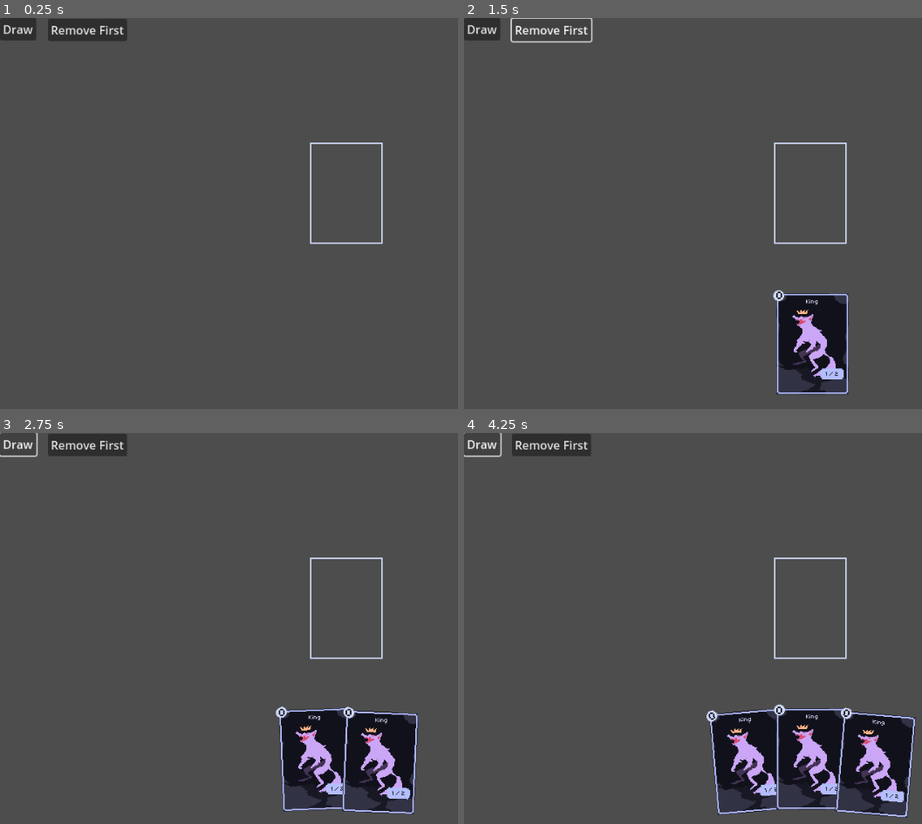
Above: before the commit, frames 1-4 (two rows, left to right).
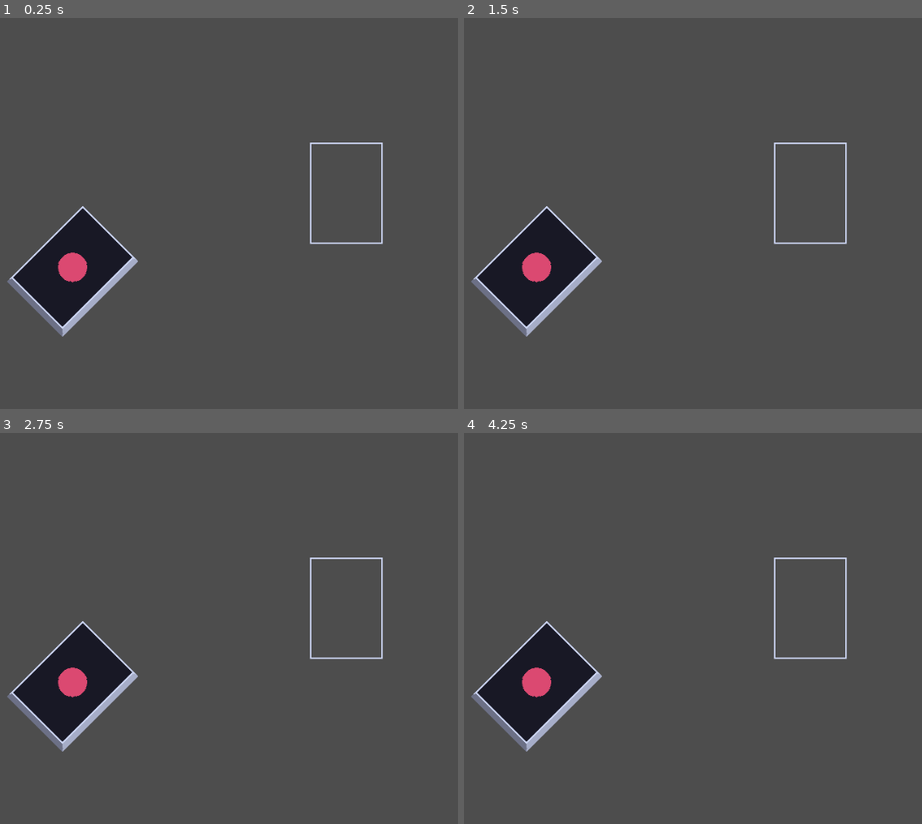
Above: after the commit, the same moments.

Repository: Ilwel/tcg-godot
Game: Godot game, scene res://scenes/DuelGameScreen.tscn
Same seed, same stepped clock (60 frames per second), same inputs: the game is played once before the commit and once after it.
Inputs (mouse positions are in pixels of both pictures, inside the frame that each line leads up to):
- Up to frame 1 (0.25 s): no input
- Up to frame 2 (1.5 s): click (482, 29) at 0.5 s, where only the run before the commit has a clickable "Draw"; click (551, 29) at 1.25 s, where only the run before the commit has a clickable "Remove First"
- Up to frame 3 (2.75 s): click (18, 444) at 2 s, where only the run before the commit has a clickable "Draw"
- Up to frame 4 (4.25 s): click (551, 444) at 2.75 s, where only the run before the commit has a clickable "Remove First"; click (482, 444) at 3.5 s, where only the run before the commit has a clickable "Draw"

The runs differ from the first frame. In frame 1, 6.0% of the frame differs, in the area x 0-31%, y 0-82%; in frame 2, 9.5%; in frame 3, 13%; in frame 4, 17%, in the area x 0-99%, y 0-99%.
Error before the commit: Invalid type in function 'remove_card' in base 'Node2D (Hand)'. Cannot convert argument 1 from int to Object. (res://scripts/HandNDeck.gd:23)

Commit message:
feat: deck

Diff:
--- a/scenes/HandNDeck.tscn
+++ b/scenes/HandNDeck.tscn
@@ -2,7 +2,7 @@
 
 [ext_resource type="PackedScene" uid="uid://dcpxet2shoewk" path="res://scenes/Hand.tscn" id="1_1mf1e"]
 [ext_resource type="Script" uid="uid://0rr4cxcn707q" path="res://scripts/HandNDeck.gd" id="1_effmb"]
-[ext_resource type="PackedScene" uid="uid://dki0mlaal4mvc" path="res://scenes/CardManager.tscn" id="2_1mf1e"]
+[ext_resource type="PackedScene" uid="uid://b0t8mr6wse0fo" path="res://scenes/PlayerDeck.tscn" id="3_effmb"]
 
 [node name="HandNDeck" type="Node2D"]
 script = ExtResource("1_effmb")
@@ -10,19 +10,6 @@
 [node name="Hand" parent="." instance=ExtResource("1_1mf1e")]
 position = Vector2(480, 1450)
 
-[node name="Button" type="Button" parent="."]
-offset_right = 8.0
-offset_bottom = 8.0
-text = "Draw"
-
-[node name="Button2" type="Button" parent="."]
-offset_left = 66.0
-offset_top = 1.0
-offset_right = 175.0
-offset_bottom = 32.0
-text = "Remove First"
-
-[node name="CardManager" parent="." instance=ExtResource("2_1mf1e")]
-
-[connection signal="pressed" from="Button" to="." method="_on_button_pressed"]
-[connection signal="pressed" from="Button2" to="." method="_on_button_2_pressed"]
+[node name="PlayerDeck" parent="." node_paths=PackedStringArray("player_hand") instance=ExtResource("3_effmb")]
+position = Vector2(100, 350)
+player_hand = NodePath("../Hand")
--- /dev/null
+++ b/scenes/PlayerDeck.tscn
@@ -0,0 +1,38 @@
+[gd_scene load_steps=5 format=3 uid="uid://b0t8mr6wse0fo"]
+
+[ext_resource type="Texture2D" uid="uid://dfaixwjnt1nps" path="res://assets/card/Deck.png" id="1_6le0c"]
+[ext_resource type="Script" uid="uid://dd3ur453hra2" path="res://scripts/PlayerDeck.gd" id="2_w7a2g"]
+[ext_resource type="FontFile" uid="uid://dn8yegybfsirk" path="res://assets/font/04B_03__.TTF" id="4_17ghg"]
+
+[sub_resource type="RectangleShape2D" id="RectangleShape2D_w7a2g"]
+size = Vector2(108.89444, 148.49243)
+
+[node name="PlayerDeck" type="Node2D"]
+rotation = 0.7853982
+script = ExtResource("2_w7a2g")
+
+[node name="Sprite2D" type="Sprite2D" parent="."]
+texture = ExtResource("1_6le0c")
+
+[node name="DeckSizeContainer" type="CenterContainer" parent="."]
+offset_left = -30.405594
+offset_top = -3.535532
+offset_right = 9.594406
+offset_bottom = 36.46447
+rotation = -0.7853982
+
+[node name="DeckSizeLbl" type="Label" parent="DeckSizeContainer"]
+layout_mode = 2
+theme_override_colors/font_color = Color(0.09411765, 0.09411765, 0.14509805, 1)
+theme_override_fonts/font = ExtResource("4_17ghg")
+text = "60"
+
+[node name="Area2D" type="Area2D" parent="."]
+collision_layer = 4
+collision_mask = 4
+
+[node name="CollisionShape2D" type="CollisionShape2D" parent="Area2D"]
+shape = SubResource("RectangleShape2D_w7a2g")
+
+[connection signal="mouse_entered" from="Area2D" to="." method="_on_area_2d_mouse_entered"]
+[connection signal="mouse_exited" from="Area2D" to="." method="_on_area_2d_mouse_exited"]
--- a/scripts/Hand.gd
+++ b/scripts/Hand.gd
@@ -12,9 +12,11 @@
 
 var hand: Array = []
 
-func add_card(card: Card):
+func add_card(card: Card, source: Node2D):
 	hand.push_back(card)
 	card_manager.add_child(card)
+	card.global_position = source.global_position
+	card.rotation = source.rotation
 	reposition_cards()
 
 func remove_card(card: Card) -> Card:
--- a/scripts/HandNDeck.gd
+++ b/scripts/HandNDeck.gd
@@ -11,13 +11,3 @@
 # Called every frame. 'delta' is the elapsed time since the previous frame.
 func _process(delta: float) -> void:
 	pass
-
-
-func _on_button_pressed() -> void:
-	var some_card = card.instantiate()
-	hand.add_card(some_card)
-
-
-
-func _on_button_2_pressed() -> void:
-	hand.remove_card(0);
--- /dev/null
+++ b/scripts/PlayerDeck.gd
@@ -0,0 +1,44 @@
+class_name PlayerDeck extends Node2D
+
+var cards = ['card', 'card', 'card', 'card', 'card', 'card', 'card', 'card', 'card', 'card', 'card', 'card', 'card', 'card', 'card']
+
+@export var player_hand: Hand
+
+@onready var card_scene: PackedScene = preload("res://scenes/Card.tscn")
+@onready var deck_size_lbl = $DeckSizeContainer/DeckSizeLbl
+@onready var deck_size_container = $DeckSizeContainer
+
+func _ready() -> void:
+	$Area2D.input_event.connect(_on_area_input)
+	deck_size_container.modulate.a = 0.0
+
+func _on_area_input(viewport, event, shape_idx):
+	if event is InputEventMouseButton and event.pressed and event.button_index == MOUSE_BUTTON_LEFT:
+		draw_card()
+
+func draw_card():
+	if cards.is_empty():
+		print("Deck vazio!")
+		return
+
+	# remove a última carta (topo da pilha)
+	var card_id: String = cards.pop_back()
+	if card_id:
+		var card = card_scene.instantiate()
+		player_hand.add_card(card, self)
+
+
+# Called every frame. 'delta' is the elapsed time since the previous frame.
+func _process(delta: float) -> void:
+	deck_size_lbl.text = str(cards.size())
+	pass
+
+
+func _on_area_2d_mouse_entered() -> void:
+	var tween = Globals.create_smooth_tween()
+	tween.tween_property(deck_size_container, 'modulate:a', 1.0, 0.15)
+
+
+func _on_area_2d_mouse_exited() -> void:
+	var tween = Globals.create_smooth_tween()
+	tween.tween_property(deck_size_container, 'modulate:a', 0.0, 0.15)
Binary file added: assets/card/CardBack.png
Not shown, added: assets/card/CardBack.png.import
Binary file added: assets/card/Deck.png
Not shown, added: assets/card/Deck.png.import
Not shown, added: scripts/PlayerDeck.gd.uid
Not shown, added: scenes/PlayerDeck.tscn97255509835.tmp
Not shown, added: scenes/PlayerDeck.tscn97261020900.tmp
